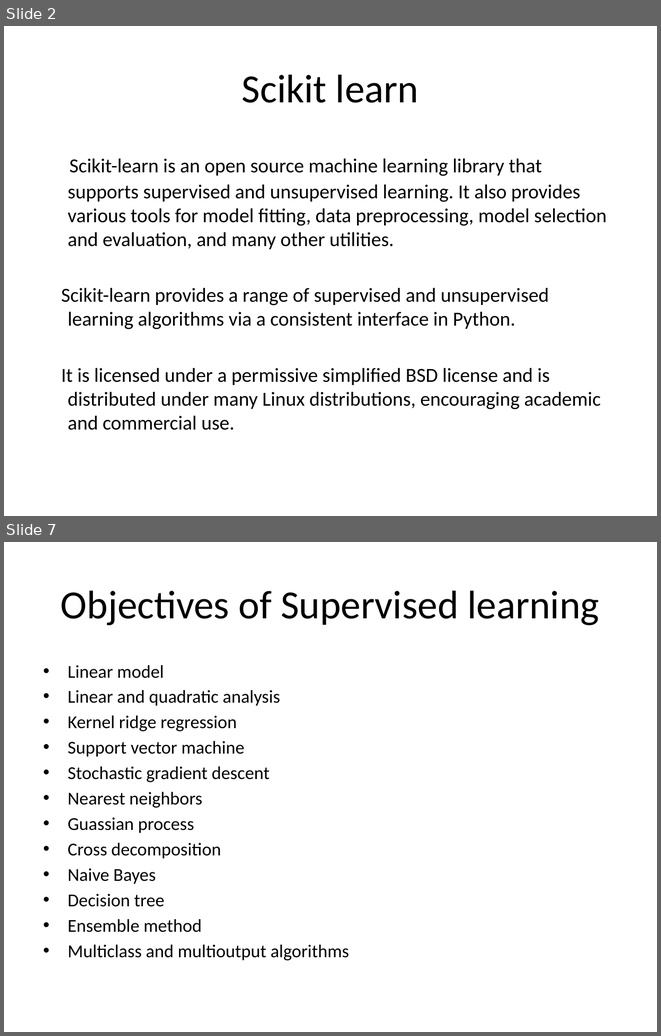
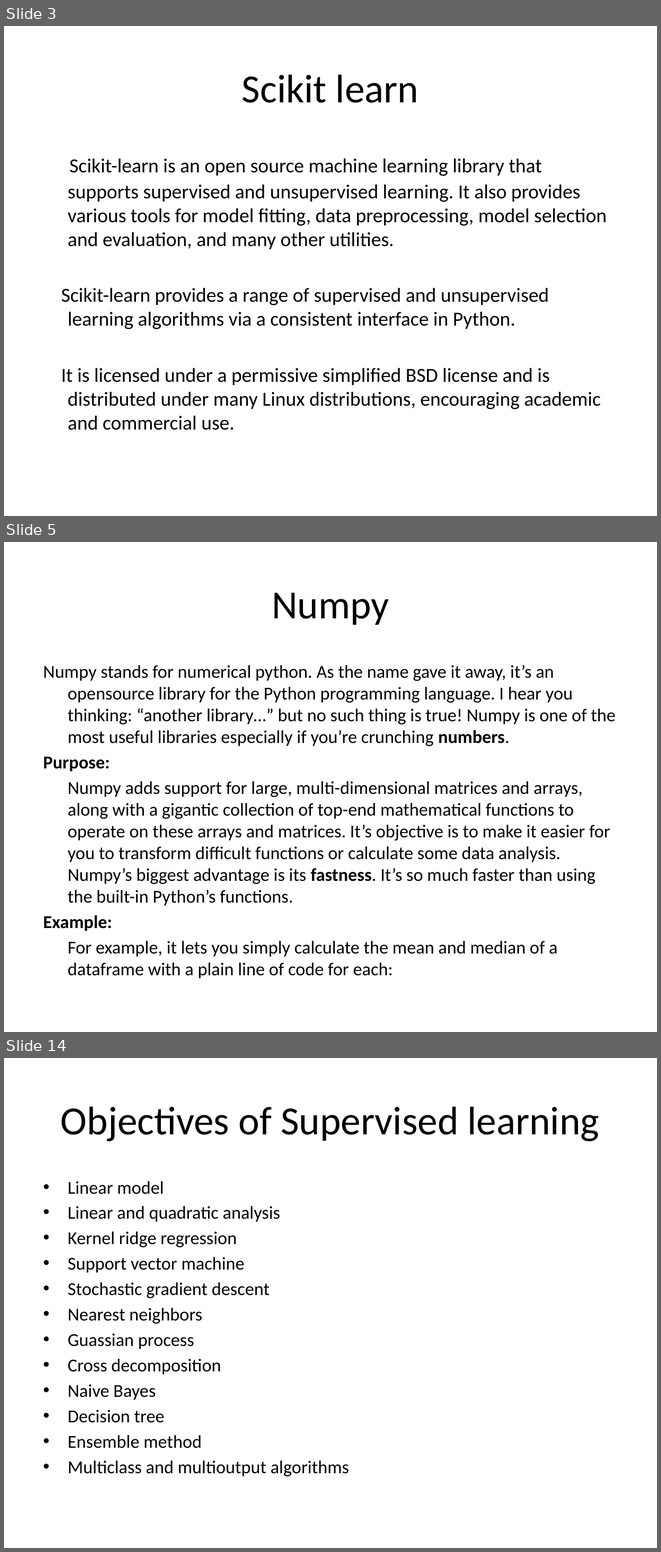
Before and after one commit to Shehroz951/python_exam, a slide deck: SKLearn.pptx. Shown one above the other, each under a label of ours: slides 2 and 7 before the commit, slides 3, 5 and 14 after it; the slides between them are not shown. The pictures are 661x1036 and 661x1552 pixels, drawn with LibreOffice and Linux fonts; fonts in the diff are those of the drawing. Boxes give left, top, right and bottom in pixels: in the first picture for what was removed or moved away, otherwise in the second. Text is boxed around its words. In the diff, an @@ line names an element or a change of style, - is before the commit and + after.

```diff
--- a/SKLearn.pptx
+++ b/SKLearn.pptx
@@ slide 5 added at <box>4,542,657,1032</box>, background #FFFFFF @@
@@ title added at <box>272,592,389,625</box>, 44 pt, text #000000 @@
+Numpy
@@ text added at <box>43,665,615,978</box>, 20 pt, text #000000 @@
+Numpy stands for numerical python. As the name gave it away, it’s an opensource library for the Python programming language. I hear you thinking: “another library…” but no such thing is true! Numpy is one of the most useful libraries especially if you’re crunching numbers.
+Purpose:
+Numpy adds support for large, multi-dimensional matrices and arrays, along with a gigantic collection of top-end mathematical functions to operate on these arrays and matrices. It’s objective is to make it easier for you to transform difficult functions or calculate some data analysis. Numpy’s biggest advantage is its fastness. It’s so much faster than using the built-in Python’s functions.
+Example:
+For example, it lets you simply calculate the mean and median of a dataframe with a plain line of code for each:
@@ what was slide 2 is now slide 3 @@
@@ what was slide 7 is now slide 14 @@
```
Also in this commit, not shown: 5 slides changed, 6 other slides added, 4 other files.
